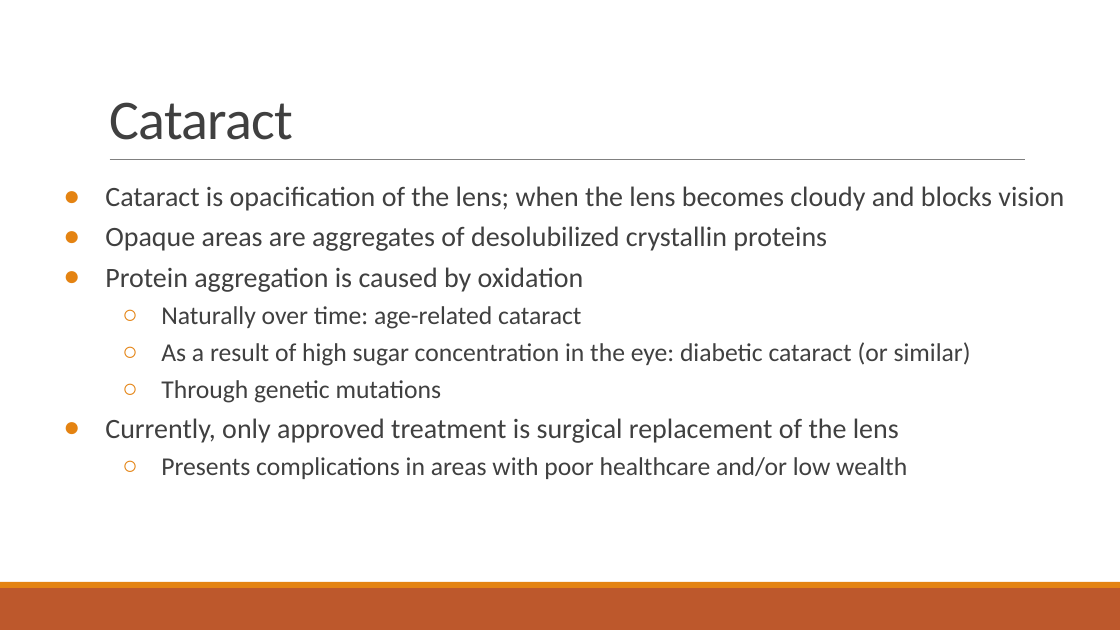
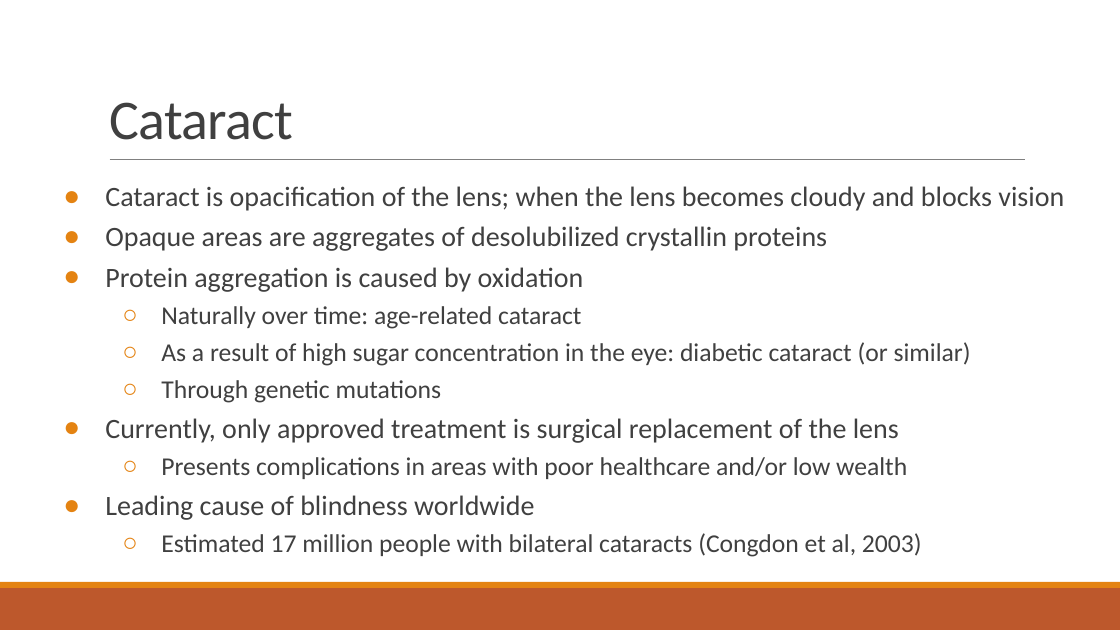
Before and after one commit to dyaom/REHS-2019, a slide deck: slide 6 of Cataract.pptx (slide 5 before the commit). Drawn at 1120x630 pixels with LibreOffice and Linux fonts; fonts in the diff are those of the drawing. Boxes give left, top, right and bottom in pixels: in the first picture for what was removed or moved away, otherwise in the second. Text is boxed around its words. In the diff, an @@ line names an element or a change of style, - is before the commit and + after.

```diff
--- a/Cataract.pptx
+++ b/Cataract.pptx
@@ text at (x1=105, y1=495, x2=922, y2=557): paragraphs added @@
+● Leading cause of blindness worldwide
+  ○ Estimated 17 million people with bilateral cataracts (Congdon et al, 2003)
```
Also in this commit, not shown: 2 other slides changed, 2 slides added.
